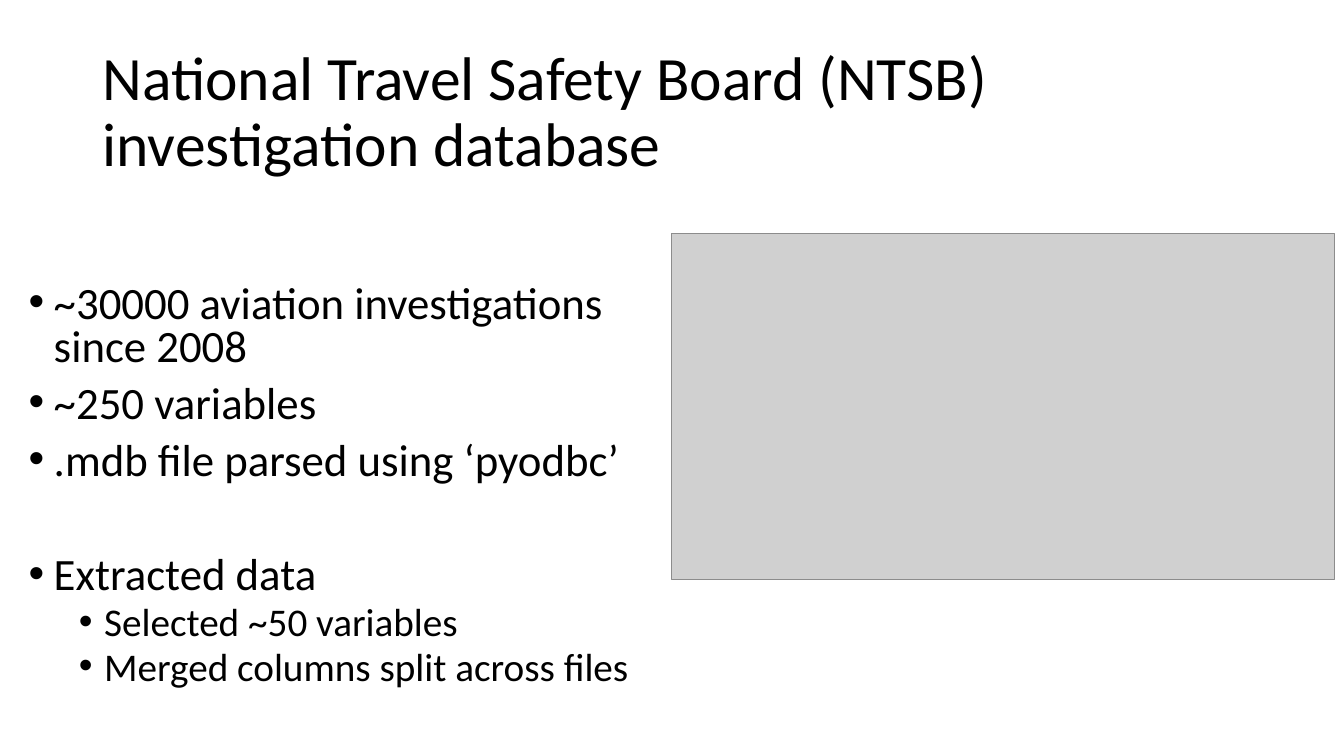
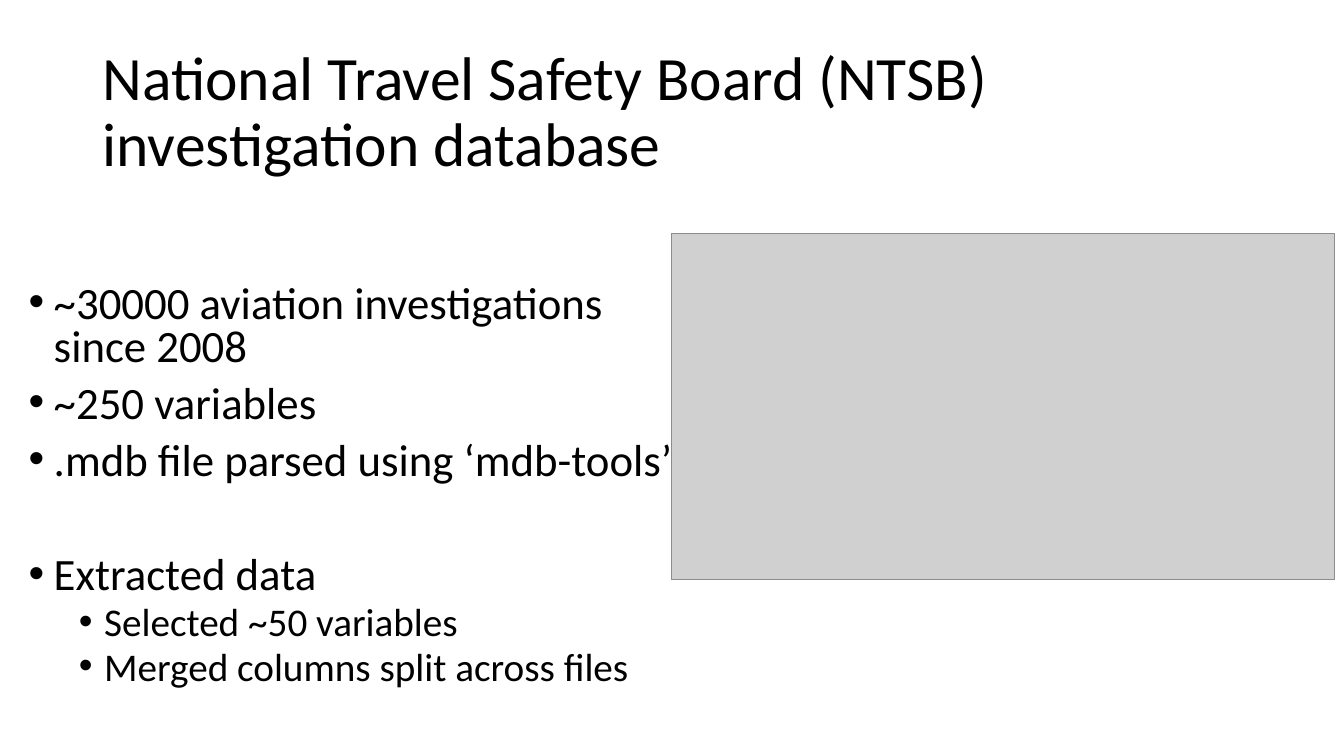
Before and after one commit to TheErdosInstitute-Summer2025-Project/aviation-project, a slide deck: slide 5 of deliverables/presentation_intro_problem_definition_data_collection.pptx. Drawn at 1344x756 pixels with LibreOffice and Linux fonts; fonts in the diff are those of the drawing; grey boxes stand for pictures. Boxes give left, top, right and bottom in pixels: in the first picture for what was removed or moved away, otherwise in the second. Text is boxed around its words. In the diff, an @@ line names an element or a change of style, - is before the commit and + after.

```diff
--- a/deliverables/presentation_intro_problem_definition_data_collection.pptx
+++ b/deliverables/presentation_intro_problem_definition_data_collection.pptx
@@ text at (x1=54, y1=439, x2=672, y2=488): text changed @@
-• .mdb file parsed using ‘pyodbc’
+• .mdb file parsed using ‘mdb-tools’
```
Also in this commit, not shown: 1 other slide changed, 2 slides added, 5 slides removed.
